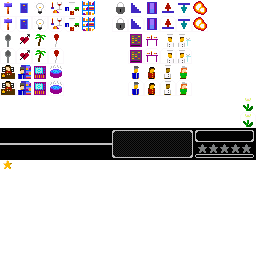
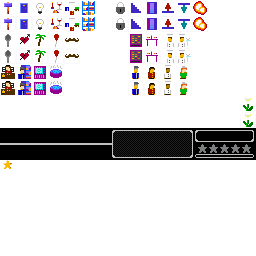
Layers edited between the first and the second w=256, h=256 image:
painted on "hud.png" over (64, 38, 80, 64)
